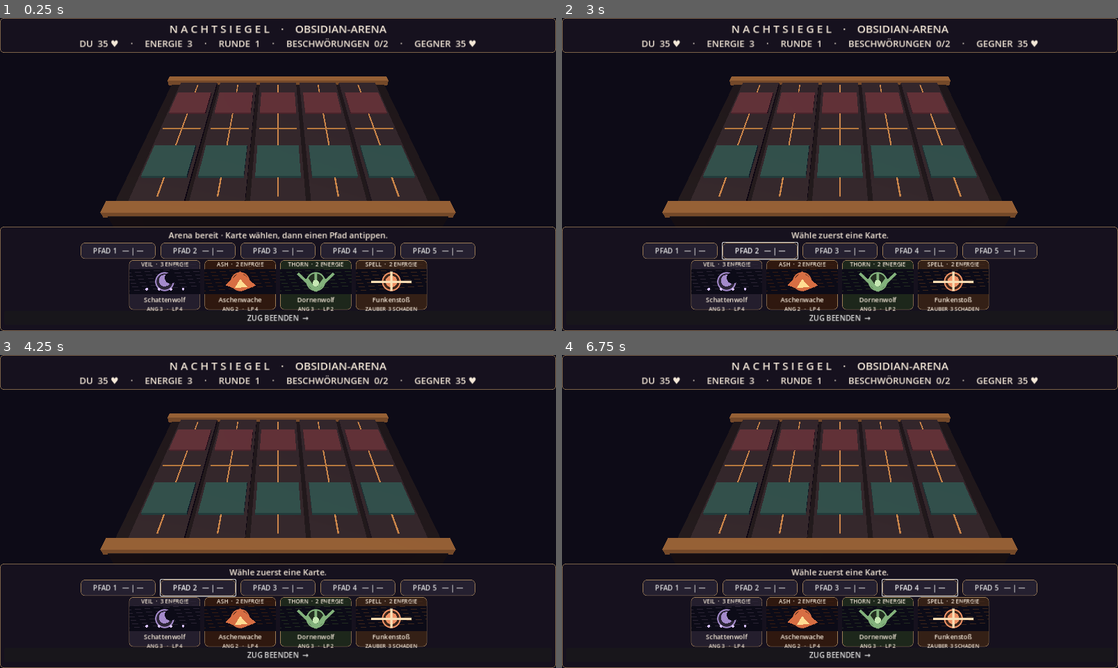
Above: before the commit, frames 1-4 (two rows, left to right).
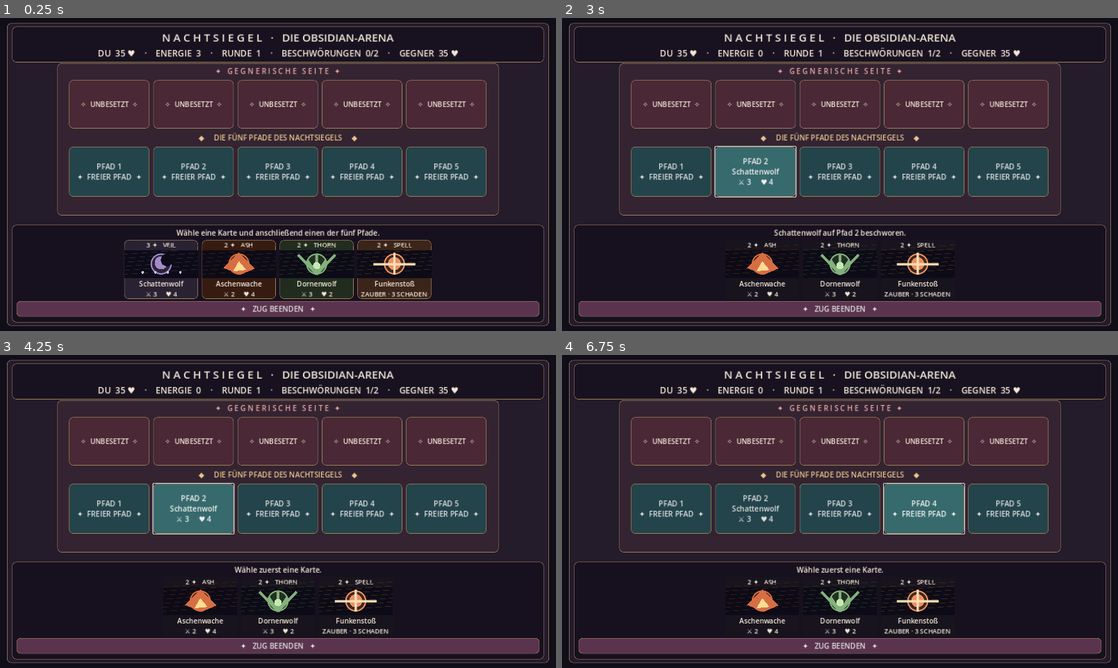
Above: after the commit, the same moments.

Repository: Jagarex-lab/nachtsiegel-app
Game: Godot game, scene res://scenes/arena.tscn
The game is run twice, just before and just after one commit, with the same random seed, the same clock (stepped at 60 frames per second) and the same inputs.
Inputs (mouse positions are in pixels of both pictures, inside the frame that each line leads up to):
- Up to frame 1 (0.25 s): no input
- Up to frame 2 (3 s): click (678, 249) at 0.5 s, where only the run before the commit has a clickable "PFAD 1 — | —"; click (673, 171) at 1.25 s, where only the run after the commit has a clickable "PFAD 1 ✦ FREIER PFAD ✦"; click (762, 249) at 2 s, where only the run before the commit has a clickable "PFAD 2 — | —"; click (756, 171) at 2.75 s, where only the run after the commit has a clickable "PFAD 2 ✦ FREIER PFAD ✦"
- Up to frame 3 (4.25 s): click (194, 508) at 3.5 s, where only the run after the commit has a clickable "PFAD 2 Schattenwolf ⚔ 3 ♥ 4"
- Up to frame 4 (6.75 s): click (840, 586) at 4.25 s, where only the run before the commit has a clickable "PFAD 3 — | —"; click (840, 508) at 5 s, where only the run after the commit has a clickable "PFAD 3 ✦ FREIER PFAD ✦"; click (917, 586) at 5.75 s, where only the run before the commit has a clickable "PFAD 4 — | —"; click (923, 508) at 6.5 s, where only the run after the commit has a clickable "PFAD 4 ✦ FREIER PFAD ✦"

The runs differ from the first frame. In frame 1, 47% of the frame differs, in the area x 0-100%, y 0-100%; in frame 2, 46%; in frame 3, 46%; in frame 4, 46%.

Commit message:
Replace tiny 3D primitive arena with legible five-lane 2D card-table prototype

Diff:
--- a/scripts/arena.gd
+++ b/scripts/arena.gd
@@ -52,42 +52,9 @@
 	call_deferred("_start_world")
 
 func _start_world() -> void:
-	world_root = Node3D.new()
-	world_root.name = "ObsidianWorld"
-	add_child(world_root)
-	var environment_node := WorldEnvironment.new()
-	var environment := Environment.new()
-	environment.background_mode = Environment.BG_COLOR
-	environment.background_color = Color("#0d0b17")
-	environment.ambient_light_source = Environment.AMBIENT_SOURCE_COLOR
-	environment.ambient_light_color = Color("#75617f")
-	environment.ambient_light_energy = 1.05
-	environment_node.environment = environment
-	world_root.add_child(environment_node)
-	camera = Camera3D.new()
-	camera.position = Vector3(0, 9.4, 12.8)
-	camera.rotation_degrees = Vector3(-44, 0, 0)
-	camera.fov = 52
-	camera.current = true
-	world_root.add_child(camera)
-	var sunlight := DirectionalLight3D.new()
-	sunlight.rotation_degrees = Vector3(-60,-25,0)
-	sunlight.light_color = Color("#f4d7ad")
-	sunlight.light_energy = 1.65
-	world_root.add_child(sunlight)
-	_mesh_box(Vector3(0,-0.45,0),Vector3(12.7,0.8,10.6),Color("#16121e"),world_root)
-	_mesh_box(Vector3(0,0.03,-5.0),Vector3(13.1,0.32,0.55),Color("#85613e"),world_root)
-	_mesh_box(Vector3(0,0.03,5.0),Vector3(13.1,0.32,0.55),Color("#85613e"),world_root)
-	for i in LANES:
-		var x := float(i-2)*2.35
-		_mesh_box(Vector3(x,0.02,0),Vector3(2.15,0.12,9.5),Color("#2a2432"),world_root)
-		_mesh_box(Vector3(x,0.11,0),Vector3(0.065,0.03,8.8),Color("#b98b58"),world_root)
-		_mesh_box(Vector3(x,0.14,-2.35),Vector3(1.88,0.10,2.0),Color("#553041"),world_root)
-		_mesh_box(Vector3(x,0.14,2.35),Vector3(1.88,0.10,2.0),Color("#285058"),world_root)
-		_mesh_box(Vector3(x,0.15,0),Vector3(1.85,0.03,0.055),Color("#b78b50"),world_root)
-		unit_nodes.append({"ally":null,"foe":null})
-	_refresh_units()
-	_announce("Arena bereit · Karte wählen, dann einen Pfad antippen.")
+	# The 3D test arena is deliberately retired. The game now uses a
+	# deterministic, iPhone-friendly 2D card-table presentation.
+	_announce("Wähle eine Karte und anschließend einen der fünf Pfade.")
 
 func _mesh_box(pos:Vector3, dims:Vector3, color:Color, parent:Node3D) -> void:
 	var mesh := BoxMesh.new()
@@ -200,17 +167,8 @@
 	return holder
 
 func _refresh_units() -> void:
-	if world_root == null:
-		return
-	for i in LANES:
-		for side in ["ally","foe"]:
-			var data = allies[i] if side == "ally" else foes[i]
-			var old = unit_nodes[i][side]
-			if old != null:
-				old.queue_free()
-			unit_nodes[i][side] = null
-			if data != null:
-				unit_nodes[i][side] = _create_creature(data,i,side == "foe")
+	# Lane cards are updated in _refresh; no primitive 3D creatures.
+	pass
 
 func _panel(color:Color) -> StyleBoxFlat:
 	var style := StyleBoxFlat.new()
@@ -238,48 +196,102 @@
 	root_ui = Control.new()
 	ui_layer.add_child(root_ui)
 	root_ui.set_anchors_and_offsets_preset(Control.PRESET_FULL_RECT)
+	var backdrop := ColorRect.new()
+	backdrop.color = Color("#100e19")
+	backdrop.set_anchors_and_offsets_preset(Control.PRESET_FULL_RECT)
+	backdrop.mouse_filter = Control.MOUSE_FILTER_IGNORE
+	root_ui.add_child(backdrop)
+	var frame := PanelContainer.new()
+	frame.set_anchors_and_offsets_preset(Control.PRESET_FULL_RECT)
+	frame.offset_left = 16
+	frame.offset_right = -16
+	frame.offset_top = 12
+	frame.offset_bottom = -12
+	frame.add_theme_stylebox_override("panel", _panel(Color("#241b2b")))
+	frame.mouse_filter = Control.MOUSE_FILTER_IGNORE
+	root_ui.add_child(frame)
 	var header := PanelContainer.new()
 	root_ui.add_child(header)
 	header.set_anchors_and_offsets_preset(Control.PRESET_TOP_WIDE)
-	header.offset_bottom = 76
-	header.add_theme_stylebox_override("panel",_panel(Color("#17121fe9")))
+	header.offset_left = 28
+	header.offset_right = -28
+	header.offset_top = 20
+	header.offset_bottom = 94
+	header.add_theme_stylebox_override("panel", _panel(Color("#17111fe9")))
 	var header_column := VBoxContainer.new()
-	header_column.add_theme_constant_override("separation",1)
 	header.add_child(header_column)
-	title_label = _label("N A C H T S I E G E L    ·    OBSIDIAN-ARENA",25)
+	title_label = _label("N A C H T S I E G E L   ·   DIE OBSIDIAN-ARENA",25)
 	header_column.add_child(title_label)
-	status_label = _label("",21)
+	status_label = _label("",20)
 	header_column.add_child(status_label)
+	var board := PanelContainer.new()
+	root_ui.add_child(board)
+	board.anchor_left = 0.5
+	board.anchor_right = 0.5
+	board.offset_left = -508
+	board.offset_right = 508
+	board.offset_top = 104
+	board.offset_bottom = 454
+	board.add_theme_stylebox_override("panel",_panel(Color("#342431")))
+	var board_col := VBoxContainer.new()
+	board_col.add_theme_constant_override("separation",9)
+	board.add_child(board_col)
+	var opponent := _label("✦   G E G N E R I S C H E   S E I T E   ✦",17)
+	opponent.add_theme_color_override("font_color",Color("#e9a7a2"))
+	board_col.add_child(opponent)
+	var enemy_row := HBoxContainer.new()
+	enemy_row.alignment = BoxContainer.ALIGNMENT_CENTER
+	enemy_row.add_theme_constant_override("separation",9)
+	board_col.add_child(enemy_row)
+	for i in LANES:
+		var enemy_slot := PanelContainer.new()
+		enemy_slot.custom_minimum_size = Vector2(185,111)
+		enemy_slot.add_theme_stylebox_override("panel",_panel(Color("#4a2836")))
+		enemy_row.add_child(enemy_slot)
+		var enemy_label := _label("LEER",16)
+		enemy_label.name = "Enemy"
+		enemy_label.set_anchors_and_offsets_preset(Control.PRESET_FULL_RECT)
+		enemy_label.vertical_alignment = VERTICAL_ALIGNMENT_CENTER
+		enemy_slot.add_child(enemy_label)
+	var divider_label := _label("◆     DIE FÜNF PFADE DES NACHTSIEGELS     ◆",17)
+	divider_label.add_theme_color_override("font_color",Color("#e8c48c"))
+	board_col.add_child(divider_label)
+	var row := HBoxContainer.new()
+	row.alignment = BoxContainer.ALIGNMENT_CENTER
+	row.add_theme_constant_override("separation",9)
+	board_col.add_child(row)
+	for i in LANES:
+		var lane := Button.new()
+		lane.custom_minimum_size = Vector2(185,115)
+		lane.add_theme_font_size_override("font_size",17)
+		lane.add_theme_stylebox_override("normal",_panel(Color("#23444b")))
+		lane.add_theme_stylebox_override("hover",_panel(Color("#376a6c")))
+		lane.add_theme_stylebox_override("pressed",_panel(Color("#4e8b85")))
+		lane.pressed.connect(_choose_lane.bind(i))
+		row.add_child(lane)
+		lane_buttons.append(lane)
 	var bottom := PanelContainer.new()
 	root_ui.add_child(bottom)
 	bottom.set_anchors_and_offsets_preset(Control.PRESET_BOTTOM_WIDE)
-	bottom.offset_top = -240
-	bottom.add_theme_stylebox_override("panel",_panel(Color("#17121ff2")))
+	bottom.offset_left = 28
+	bottom.offset_right = -28
+	bottom.offset_top = -244
+	bottom.offset_bottom = -20
+	bottom.add_theme_stylebox_override("panel",_panel(Color("#17111ff5")))
 	var column := VBoxContainer.new()
-	column.add_theme_constant_override("separation",3)
+	column.add_theme_constant_override("separation",5)
 	bottom.add_child(column)
-	message_label = _label("",19)
+	message_label = _label("",17)
 	column.add_child(message_label)
-	var row := HBoxContainer.new()
-	row.alignment = BoxContainer.ALIGNMENT_CENTER
-	row.add_theme_constant_override("separation",12)
-	column.add_child(row)
-	for i in LANES:
-		var lane := Button.new()
-		lane.custom_minimum_size = Vector2(172,37)
-		lane.add_theme_font_size_override("font_size",16)
-		lane.add_theme_stylebox_override("normal",_panel(Color("#252030")))
-		lane.pressed.connect(_choose_lane.bind(i))
-		row.add_child(lane)
-		lane_buttons.append(lane)
 	hand_row = HBoxContainer.new()
 	hand_row.alignment = BoxContainer.ALIGNMENT_CENTER
-	hand_row.add_theme_constant_override("separation",10)
+	hand_row.add_theme_constant_override("separation",9)
 	column.add_child(hand_row)
 	end_button = Button.new()
-	end_button.text = "ZUG BEENDEN  →"
-	end_button.custom_minimum_size = Vector2(260,32)
+	end_button.text = "✦   ZUG BEENDEN   ✦"
+	end_button.custom_minimum_size = Vector2(260,35)
 	end_button.add_theme_font_size_override("font_size",17)
+	end_button.add_theme_stylebox_override("normal",_panel(Color("#5a344f")))
 	end_button.pressed.connect(_end_turn)
 	column.add_child(end_button)
 	landscape_panel = ColorRect.new()
@@ -308,33 +320,34 @@
 func _card_button(index:int) -> Button:
 	var data:Dictionary = CARD_POOL[int(hand[index])]
 	var button := Button.new()
-	button.custom_minimum_size = Vector2(164,114)
+	button.custom_minimum_size = Vector2(170,135)
 	button.text = ""
 	button.disabled = finished or energy < int(data["cost"])
 	var accent := Color(str(data["tint"]))
-	button.add_theme_stylebox_override("normal",_panel(accent.darkened(0.78)))
-	button.add_theme_stylebox_override("hover",_panel(accent.darkened(0.53)))
-	button.add_theme_stylebox_override("pressed",_panel(accent.darkened(0.36)))
+	button.add_theme_stylebox_override("normal",_panel(accent.darkened(0.75)))
+	button.add_theme_stylebox_override("hover",_panel(accent.darkened(0.55)))
+	button.add_theme_stylebox_override("pressed",_panel(accent.darkened(0.35)))
 	if index == selected:
-		button.add_theme_stylebox_override("normal",_panel(accent.darkened(0.43)))
+		button.add_theme_stylebox_override("normal",_panel(accent.darkened(0.35)))
 	var content := VBoxContainer.new()
 	content.mouse_filter = Control.MOUSE_FILTER_IGNORE
 	button.add_child(content)
 	content.set_anchors_and_offsets_preset(Control.PRESET_FULL_RECT)
 	content.add_theme_constant_override("separation",1)
-	var heading := _label("%s  ·  %d ENERGIE" % [str(data["sigil"]),int(data["cost"])],13)
+	var heading := _label("%d ✦   %s" % [int(data["cost"]),str(data["sigil"])],15)
 	heading.mouse_filter = Control.MOUSE_FILTER_IGNORE
 	content.add_child(heading)
 	var art := CardVignette.new()
 	art.accent = accent
 	art.archetype = str(data["sigil"])
+	art.custom_minimum_size = Vector2(0,66)
 	art.size_flags_vertical = Control.SIZE_EXPAND_FILL
 	content.add_child(art)
-	var name_label := _label(str(data["name"]),15)
+	var name_label := _label(str(data["name"]),16)
 	name_label.mouse_filter = Control.MOUSE_FILTER_IGNORE
 	content.add_child(name_label)
-	var stats := "ZAUBER  %d SCHADEN" % int(data["attack"]) if str(data["kind"]) == "spell" else "ANG %d   ·   LP %d" % [int(data["attack"]),int(data["hp"])]
-	var stats_label := _label(stats,12)
+	var stats := "ZAUBER · %d SCHADEN" % int(data["attack"]) if str(data["kind"]) == "spell" else "⚔ %d     ♥ %d" % [int(data["attack"]),int(data["hp"])]
+	var stats_label := _label(stats,15)
 	stats_label.mouse_filter = Control.MOUSE_FILTER_IGNORE
 	content.add_child(stats_label)
 	button.pressed.connect(_select_card.bind(index))
@@ -343,11 +356,12 @@
 func _refresh() -> void:
 	if status_label == null:
 		return
-	status_label.text = "DU  %d ♥     ·     ENERGIE  %d     ·     RUNDE  %d     ·     BESCHWÖRUNGEN  %d/2     ·     GEGNER  %d ♥" % [player_hp,energy,round_number,summons,foe_hp]
-	for i in LANES:
-		var ally_str := "—" if allies[i] == null else "%d/%d" % [int(allies[i]["attack"]),int(allies[i]["hp"])]
-		var foe_str := "—" if foes[i] == null else "%d/%d" % [int(foes[i]["attack"]),int(foes[i]["hp"])]
-		lane_buttons[i].text = "PFAD %d   %s | %s" % [i+1,ally_str,foe_str]
+	status_label.text = "DU  %d ♥    ·    ENERGIE  %d    ·    RUNDE  %d    ·    BESCHWÖRUNGEN  %d/2    ·    GEGNER  %d ♥" % [player_hp,energy,round_number,summons,foe_hp]
+	for i in LANES:
+		var ally_str := "✦  FREIER PFAD  ✦" if allies[i] == null else "%s\n⚔ %d     ♥ %d" % [str(allies[i]["name"]),int(allies[i]["attack"]),int(allies[i]["hp"])]
+		lane_buttons[i].text = "PFAD %d\n%s" % [i+1,ally_str]
+		var enemy_label:Label = lane_buttons[i].get_parent().get_parent().get_child(1).get_child(i).get_node("Enemy")
+		enemy_label.text = "✧  UNBESETZT  ✧" if foes[i] == null else "%s\n⚔ %d     ♥ %d" % [str(foes[i]["name"]),int(foes[i]["attack"]),int(foes[i]["hp"])]
 	for child in hand_row.get_children():
 		hand_row.remove_child(child)
 		child.queue_free()
